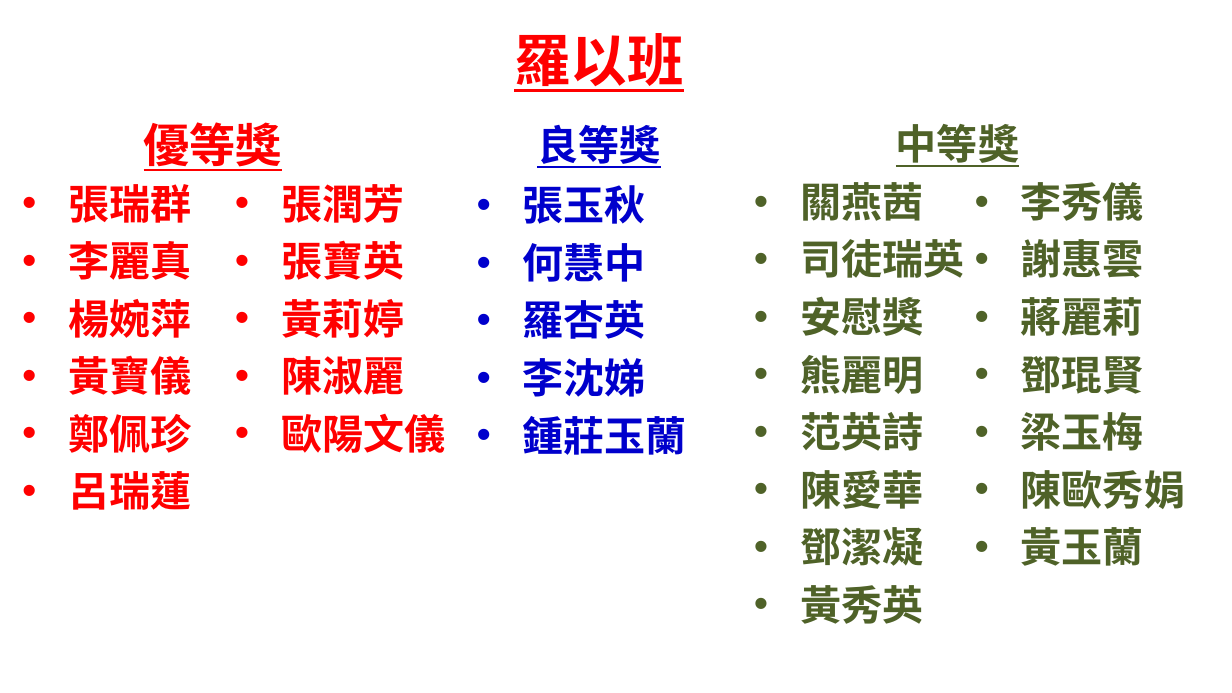
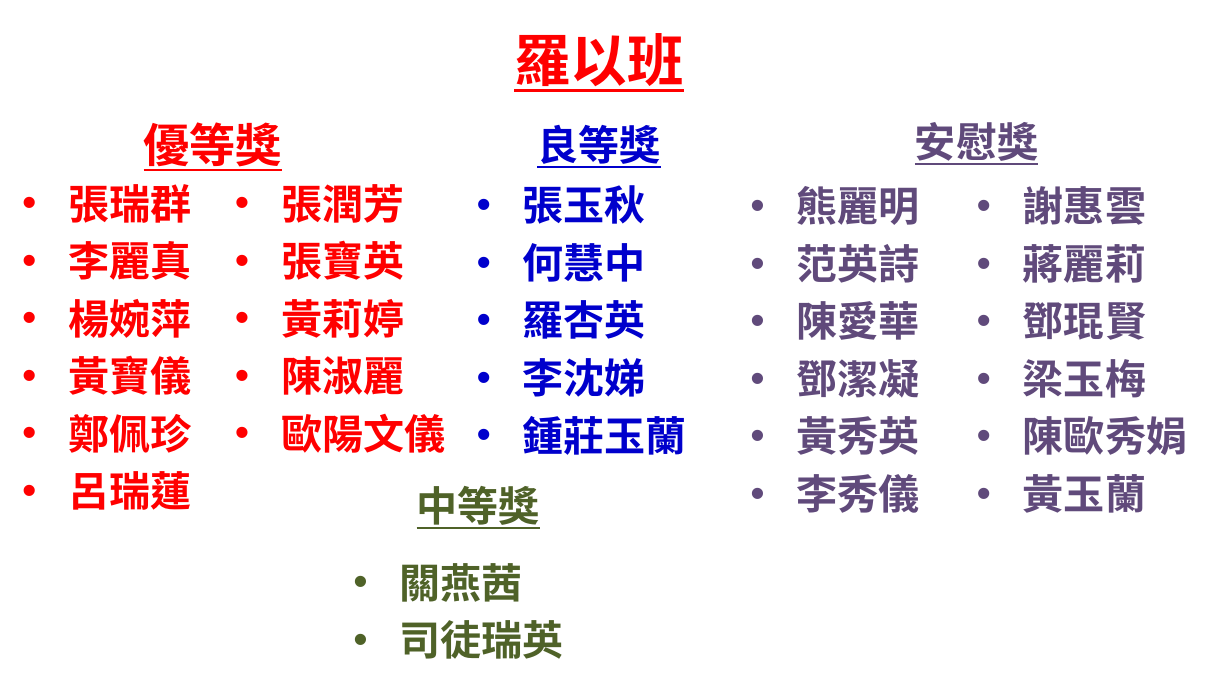
Before and after one commit to batisuoc/bible-school, a slide deck: slide 14 of 2022年主日學結業禮頒獎.pptx (slide 4 before the commit). Drawn at 1232x693 pixels with LibreOffice and Linux fonts; fonts in the diff are those of the drawing; background and template pictures are left out. Boxes give left, top, right and bottom in pixels: in the first picture for what was removed or moved away, otherwise in the second. Text is boxed around its words. In the diff, an @@ line names an element or a change of style, - is before the commit and + after.

```diff
--- a/2022年主日學結業禮頒獎.pptx
+++ b/2022年主日學結業禮頒獎.pptx
@@ text added at [915,122,1038,165], 32 pt, text #604A7B, bold, underline @@
+安慰獎
@@ text "熊麗明" at [797,186,1187,513]: text colour #4F6228 to #604A7B @@
@@ text at [800,182,964,336]: paragraphs removed @@
-• 關燕茜
-• 司徒瑞英
-• 安慰獎
@@ text "中等獎": place and size @@
-text "中等獎" at [896,124,1019,167]
+text "中等獎" at [417,486,540,529]
@@ text added at [400,563,564,659], 32 pt, text #4F6228, bold @@
+• 關燕茜
+• 司徒瑞英
```
Also in this commit, not shown: 3 other slides changed, 9 slides added.
